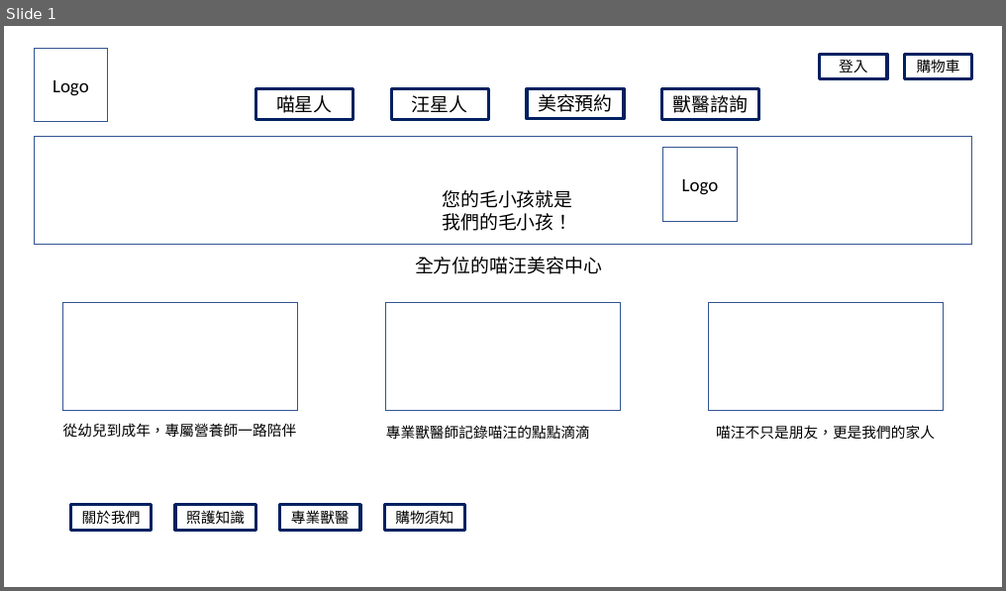
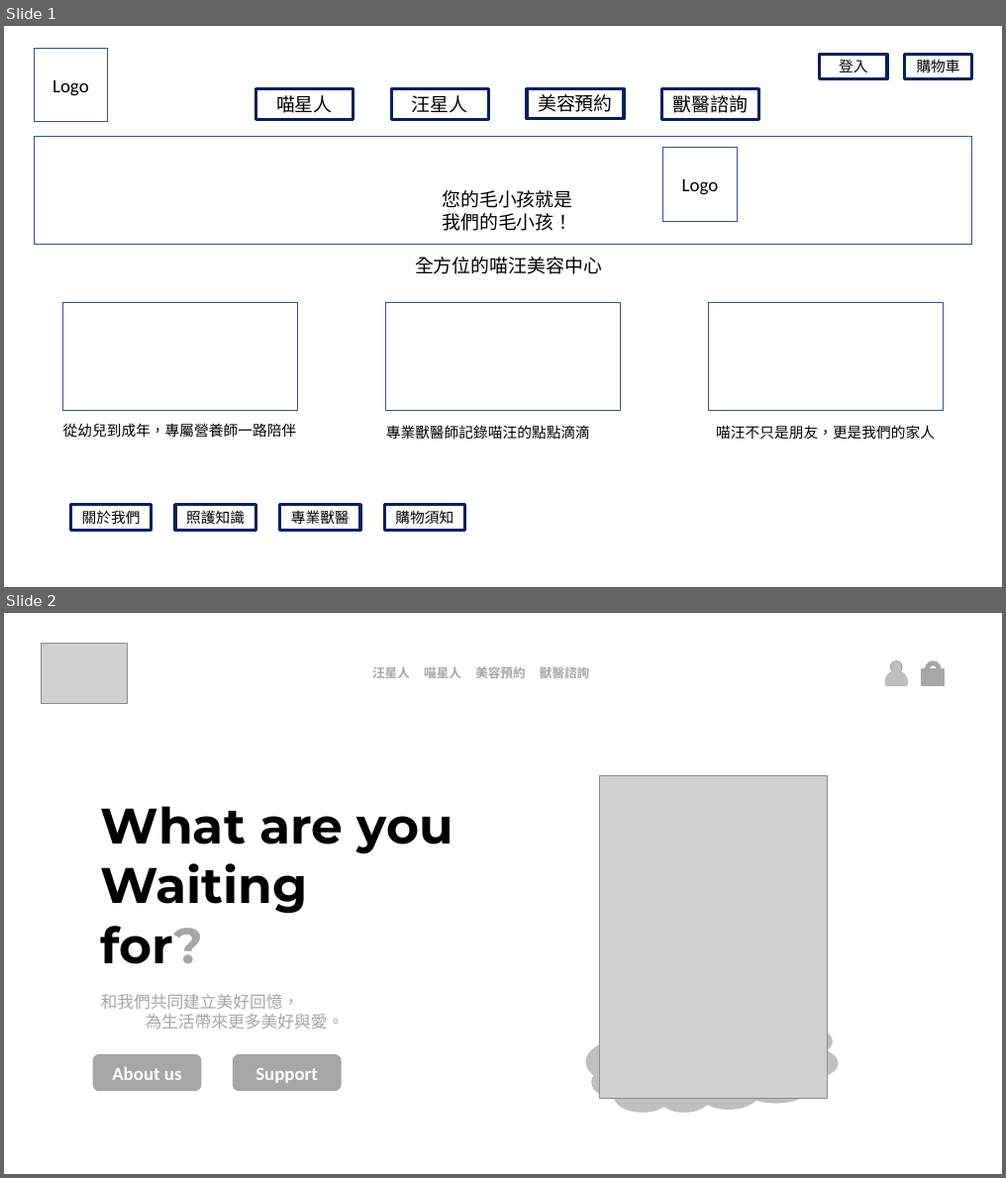
Before and after one commit to gnshiun/WebProject, a slide deck: 01_home_idea/home_idea_shiun.pptx. Shown one above the other, each under a label of ours: slide 1 before the commit, slides 1 and 2 after it. The pictures are 1006x591 and 1006x1178 pixels, drawn with LibreOffice and Linux fonts; fonts in the diff are those of the drawing; grey boxes stand for pictures. Boxes give left, top, right and bottom in pixels: in the first picture for what was removed or moved away, otherwise in the second. Text is boxed around its words. In the diff, an @@ line names an element or a change of style, - is before the commit and + after.

```diff
--- a/01_home_idea/home_idea_shiun.pptx
+++ b/01_home_idea/home_idea_shiun.pptx
@@ slide 2 added at (4,613,1002,1174), background #FFFFFF @@
@@ picture added at (41,643,127,703) @@
@@ text added at (372,666,589,678), 12 pt, text #A6A6A6, bold @@
+汪星人 喵星人 美容預約 獸醫諮詢
@@ chord (boxed as its full ellipse) added at (881,666,912,696), fill #BFBFBF @@
@@ ellipse added at (890,661,902,672), fill #BFBFBF, outline #A6A6A6 1 pt @@
@@ rectangle added at (922,669,944,685), fill #A6A6A6, outline #A6A6A6 1 pt @@
@@ arch (boxed as its full ring) added at (926,661,942,676), fill #A6A6A6, outline #A6A6A6 1 pt @@
@@ picture added at (599,775,828,1099) @@
@@ text added at (101,806,453,964), 48 pt, text #000000, bold @@
+What are you
+Waiting
+for?
@@ text added at (101,994,345,1029), 16 pt, text #A6A6A6 @@
+和我們共同建立美好回憶，
+為生活帶來更多美好與愛。
@@ thought cloud added at (586,1009,838,1113), fill #BFBFBF, outline #BFBFBF 1 pt @@
@@ rounded rectangle added at (93,1055,201,1090), fill #A6A6A6, outline #A6A6A6 1 pt, 18 pt, text #FFFFFF, bold @@
+About us
@@ rounded rectangle added at (233,1055,341,1090), fill #A6A6A6, outline #A6A6A6 1 pt, 18 pt, text #FFFFFF, bold @@
+Support
```
Also in this commit, not shown: 1 other slide added.
